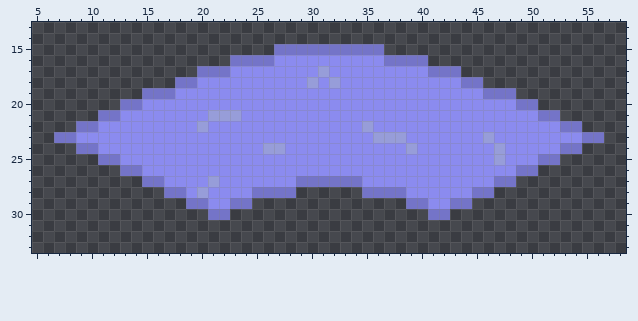
Two versions of one pixel-art file, sprites/RiverDefault3.aseprite. Above: the version before the commit.
64x32 pixels, 1 frame. Shown: x 5..58, y 13..33. The old version is drawn lined up with the new one, on the new canvas.
Now the later version:
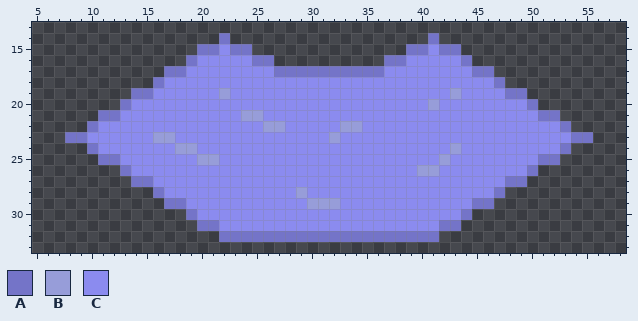
Palette (. is transparent): A #7474c8  B #979dd9  C #8b8bef
Message: convert rivers to new tile dimensions
Edits made:
canvas 64x32 -> 64x96, the old top-left corner now at 0,3
@@ x 5..58 @@
 13 ......................................................
-14 ......................................................
-15 ......................AAAAAAAAAA......................
-16 ..................AAAACCCCCCCCCCAAAA..................
-17 ...............AAACCCCCCCCBCCCCCCCCCAAA...............
-18 .............AACCCCCCCCCCBCBCCCCCCCCCCCAA.............
-19 ..........AAACCCCCCCCCCCCCCCCCCCCCCCCCCCCAAA..........
-20 ........AACCCCCCCCCCCCCCCCCCCCCCCCCCCCCCCCCCAA........
-21 ......AACCCCCCCCBBBCCCCCCCCCCCCCCCCCCCCCCCCCCCAA......
-22 ....AACCCCCCCCCBCCCCCCCCCCCCCCBCCCCCCCCCCCCCCCCCAA....
-23 ..AACCCCCCCCCCCCCCCCCCCCCCCCCCCBBBCCCCCCCBCCCCCCCCAA..
-24 ....AACCCCCCCCCCCCCCCBBCCCCCCCCCCCBCCCCCCCBCCCCCAA....
-25 ......AACCCCCCCCCCCCCCCCCCCCCCCCCCCCCCCCCCBCCCAA......
-26 ........AACCCCCCCCCCCCCCCCCCCCCCCCCCCCCCCCCCAA........
-27 ..........AACCCCBCCCCCCCAAAAAACCCCCCCCCCCCAA..........
-28 ............AACBCCCCAAAA......AAAACCCCCCAA............
-29 ..............AACCAA..............AACCAA..............
-30 ................AA..................AA................
-31 ......................................................
-32 ......................................................
+14 .................A..................A.................
+15 ...............AACAA..............AACAA...............
+16 ..............ACCCCCAA..........AACCCCCA..............
+17 ............AACCCCCCCCAAAAAAAAAACCCCCCCCAA............
+18 ...........ACCCCCCCCCCCCCCCCCCCCCCCCCCCCCCA...........
+19 .........AACCCCCCBCCCCCCCCCCCCCCCCCCCCBCCCCAA.........
+20 ........ACCCCCCCCCCCCCCCCCCCCCCCCCCCBCCCCCCCCA........
+21 ......AACCCCCCCCCCCBBCCCCCCCCCCCCCCCCCCCCCCCCCAA......
+22 .....ACCCCCCCCCCCCCCCBBCCCCCBBCCCCCCCCCCCCCCCCCCA.....
+23 ...AACCCCCCBBCCCCCCCCCCCCCCBCCCCCCCCCCCCCCCCCCCCCAA...
+24 .....ACCCCCCCBBCCCCCCCCCCCCCCCCCCCCCCCBCCCCCCCCCA.....
+25 ......AACCCCCCCBBCCCCCCCCCCCCCCCCCCCCBCCCCCCCCAA......
+26 ........ACCCCCCCCCCCCCCCCCCCCCCCCCCBBCCCCCCCCA........
+27 .........AACCCCCCCCCCCCCCCCCCCCCCCCCCCCCCCCAA.........
+28 ...........ACCCCCCCCCCCCBCCCCCCCCCCCCCCCCCA...........
+29 ............AACCCCCCCCCCCBBBCCCCCCCCCCCCAA............
+30 ..............ACCCCCCCCCCCCCCCCCCCCCCCCA..............
+31 ...............AACCCCCCCCCCCCCCCCCCCCAA...............
+32 .................AAAAAAAAAAAAAAAAAAAA.................
 33 ......................................................
